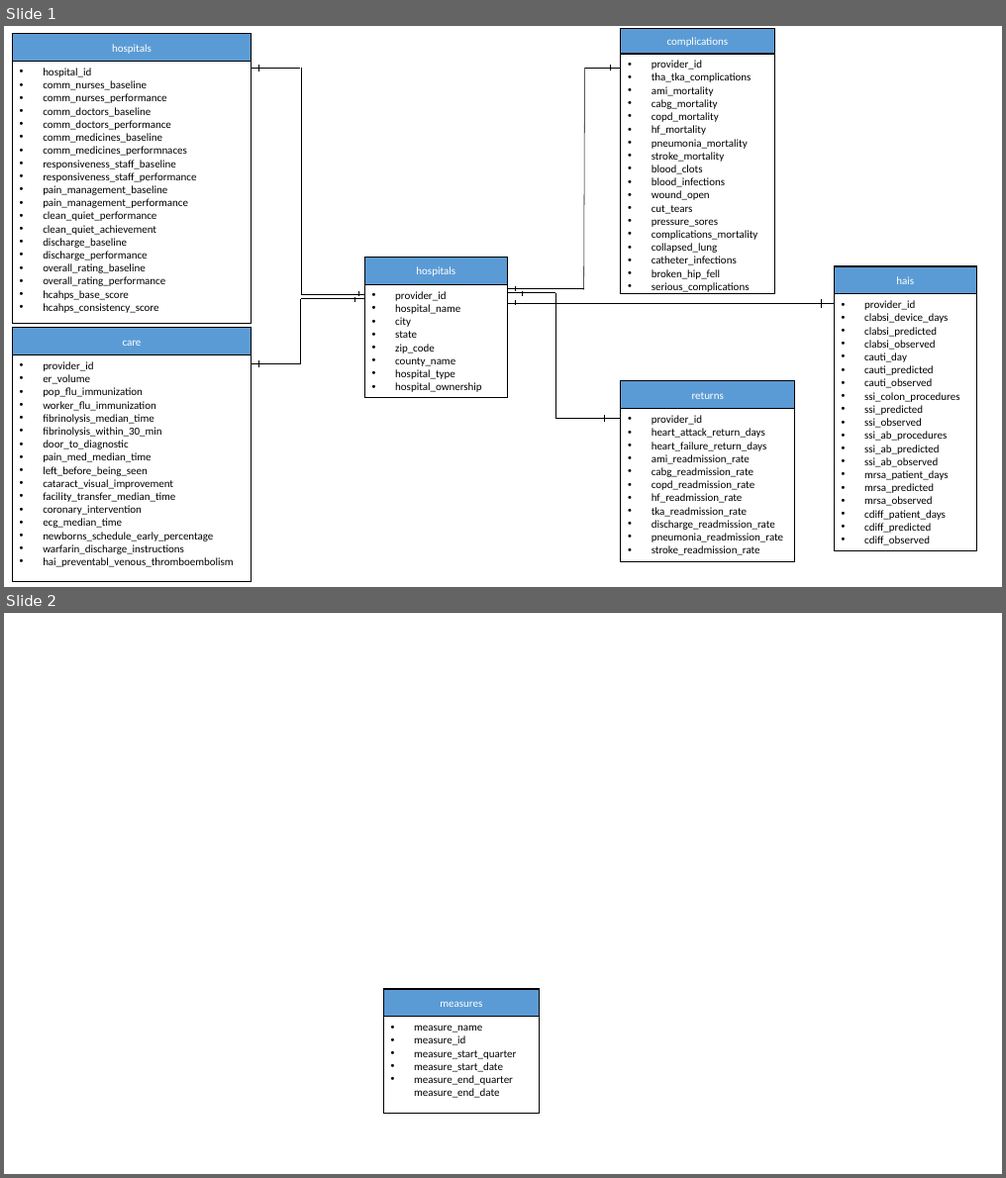
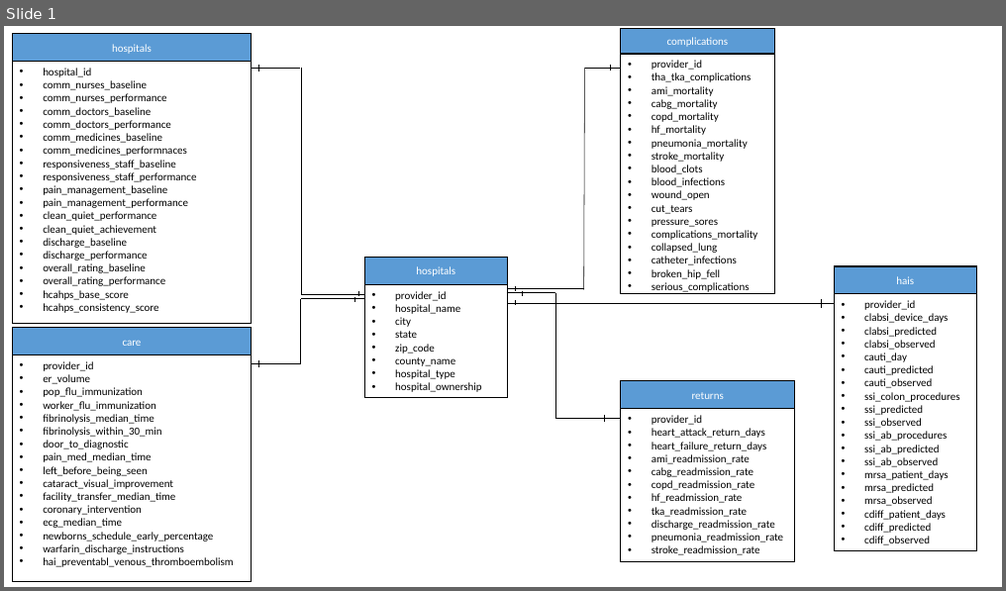
Before and after one commit to phattdoan/w205-exercise_1, a slide deck: documents/ERF.pptx. Shown one above the other, each under a label of ours: slides 1 and 2 before the commit, slide 1 after it. The pictures are 1006x1178 and 1006x591 pixels, drawn with LibreOffice and Linux fonts; fonts in the diff are those of the drawing. Boxes give left, top, right and bottom in pixels: in the first picture for what was removed or moved away, otherwise in the second. Text is boxed around its words. In the diff, an @@ line names an element or a change of style, - is before the commit and + after.

```diff
--- a/documents/ERF.pptx
+++ b/documents/ERF.pptx
@@ slide 2 removed at box(4, 613, 1002, 1174), background #FFFFFF @@
@@ rectangle removed at box(383, 989, 540, 1017) @@
-measures
@@ rectangle removed at box(383, 1017, 540, 1114) @@
-• measure_name
-• measure_id
-• measure_start_quarter
-• measure_start_date
-• measure_end_quarter measure_end_date
```
Also in this commit, not shown: 1 slide added, 5 other files.
